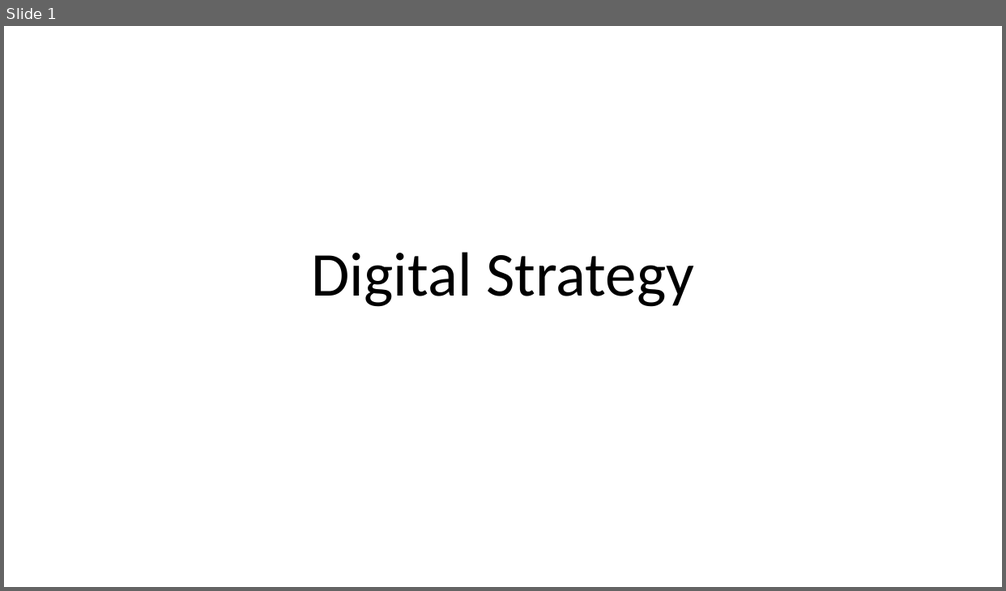
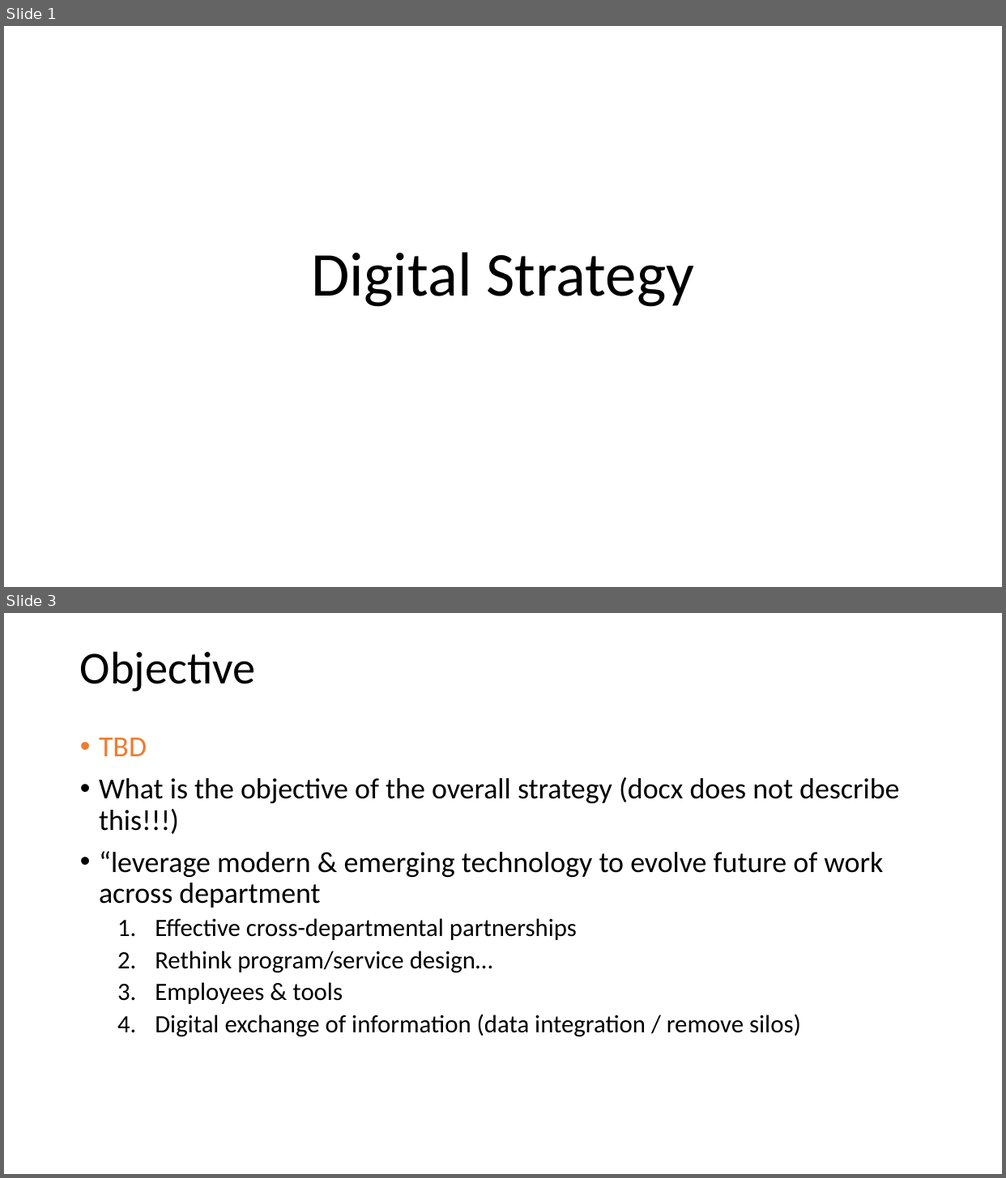
Before and after one commit to Gajol/IT-Notes, a slide deck: Enterprise Architecture/Digital Architecture/Digital Strategy.pptx. Shown one above the other, each under a label of ours: slide 1 before the commit, slides 1 and 3 after it; the slides between them are not shown. The pictures are 1006x591 and 1006x1178 pixels, drawn with LibreOffice and Linux fonts; fonts in the diff are those of the drawing. Boxes give left, top, right and bottom in pixels: in the first picture for what was removed or moved away, otherwise in the second. Text is boxed around its words. In the diff, an @@ line names an element or a change of style, - is before the commit and + after.

```diff
--- a/Enterprise Architecture/Digital Architecture/Digital Strategy.pptx
+++ b/Enterprise Architecture/Digital Architecture/Digital Strategy.pptx
@@ slide 3 added at (x1=4, y1=613, x2=1002, y2=1174), background #FFFFFF @@
@@ title added at (x1=80, y1=651, x2=256, y2=692), 44 pt, text #000000 @@
+Objective
@@ text added at (x1=99, y1=738, x2=899, y2=1037), 24 pt, text #000000 @@
+• TBD
+• What is the objective of the overall strategy (docx does not describe this!!!)
+• “leverage modern & emerging technology to evolve future of work across department
+  1. Effective cross-departmental partnerships
+  2. Rethink program/service design…
+  3. Employees & tools
+  4. Digital exchange of information (data integration / remove silos)
```
Also in this commit, not shown: 23 other slides added, 42 other files.
